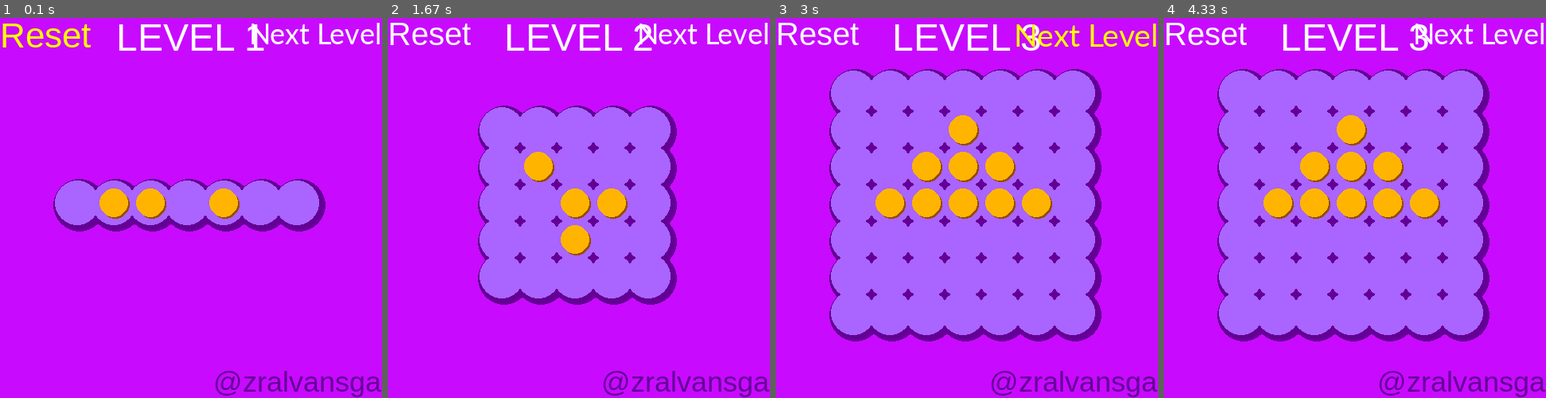
Above: before the commit, frames 1-4 (left to right).
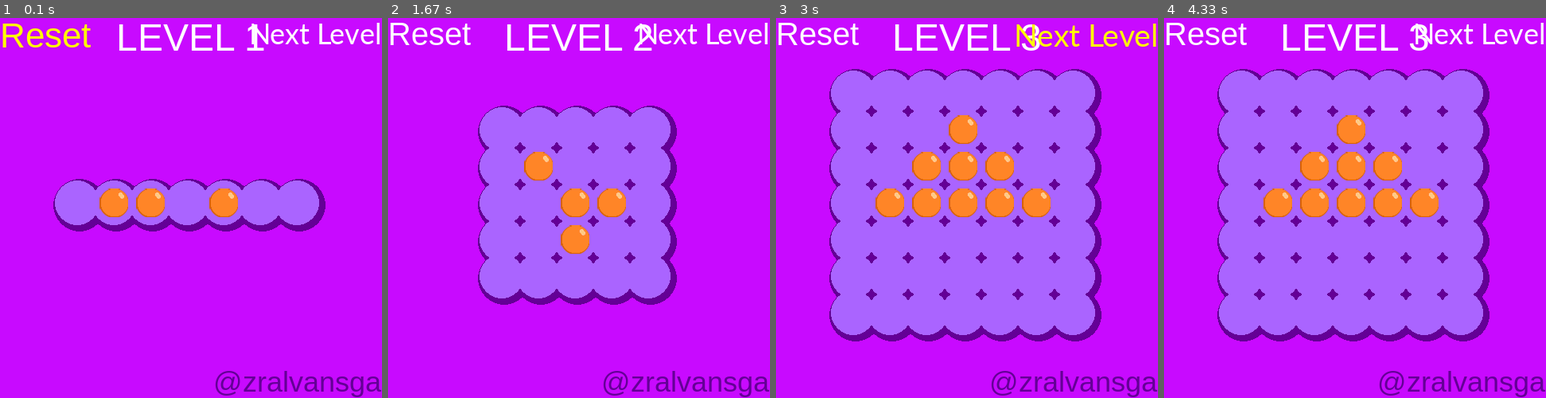
Above: after the commit, the same moments.

Repository: alvansga/my-py-game
Game: pygame game, started from Marbles/main.py
The game is run twice, just before and just after one commit, with the same random seed, the same clock (stepped at 60 frames per second) and the same inputs.
Inputs (mouse positions are in pixels of both pictures, inside the frame that each line leads up to):
- Up to frame 1 (0.1 s): no input
- Up to frame 2 (1.67 s): click "Next Level" at 0.38 s; press the mouse at (502, 204) at 0.7 s; move the mouse to (556, 246) at 0.8 s; release the mouse at (609, 287) at 0.93 s
- Up to frame 3 (3 s): click (921, 151) at 2.05 s; press the mouse at (921, 151) at 2.37 s; move the mouse to (932, 135) at 2.47 s; release the mouse at (944, 124) at 2.6 s; click "Next Level" at 2.72 s
- Up to frame 4 (4.33 s): press the mouse at (1278, 94) at 3.03 s; move the mouse to (1374, 196) at 3.13 s; release the mouse at (1473, 299) at 3.27 s

The runs differ from the first frame. In frame 1, 1.5% of the frame differs, in the area x 26-63%, y 44-53%; in frame 2, 2.0%; in frame 3, 4.6%, in the area x 26-73%, y 25-53%; in frame 4, 4.6%.

Commit message:
scale image for marbles png

Diff:
--- a/Marbles/main.py
+++ b/Marbles/main.py
@@ -215,17 +215,17 @@
     global UKURANCELAH,UKURANMARBLE,JARI2MARBLE
     left,top = lefttopkoordinatbox(boxx,boxy)
     if bentuk == MARBLE:
-        # marble = pygame.image.load("resource/marbles.png")
-        # DISPLAYSURF.blit(marble,(left,top))
-        pygame.draw.circle(DISPLAYSURF,MARBLECOLOR2,(left+JARI2MARBLE+2,top+JARI2MARBLE+2),JARI2MARBLE)
-        pygame.draw.circle(DISPLAYSURF,MARBLECOLOR,(left+JARI2MARBLE,top+JARI2MARBLE),JARI2MARBLE)
+        marble = pygame.image.load("resource/marbles.png")
+        DISPLAYSURF.blit(pygame.transform.scale(marble,(int(JARI2MARBLE*2),int(JARI2MARBLE*2))),(left,top))
+        # pygame.draw.circle(DISPLAYSURF,MARBLECOLOR2,(left+JARI2MARBLE+2,top+JARI2MARBLE+2),JARI2MARBLE)
+        # pygame.draw.circle(DISPLAYSURF,MARBLECOLOR,(left+JARI2MARBLE,top+JARI2MARBLE),JARI2MARBLE)
     elif bentuk == RING:
         pygame.draw.circle(DISPLAYSURF,RINGCOLOR,(left+JARI2MARBLE,top+JARI2MARBLE),JARI2MARBLE+3,3)
     elif bentuk == CURMARBLE:
-        # marble = pygame.image.load("resource/marbles.png")
-        # DISPLAYSURF.blit(marble,(boxx-17,boxy-17))
-        pygame.draw.circle(DISPLAYSURF,MARBLECOLOR2,(boxx+2,boxy+2),JARI2MARBLE)
-        pygame.draw.circle(DISPLAYSURF,MARBLECOLOR,(boxx,boxy),JARI2MARBLE)
+        marble = pygame.image.load("resource/marbles.png")
+        DISPLAYSURF.blit(pygame.transform.scale(marble,(int(JARI2MARBLE*2),int(JARI2MARBLE*2))),(boxx-17,boxy-17))
+        # pygame.draw.circle(DISPLAYSURF,MARBLECOLOR2,(boxx+2,boxy+2),JARI2MARBLE)
+        # pygame.draw.circle(DISPLAYSURF,MARBLECOLOR,(boxx,boxy),JARI2MARBLE)
 
 def sentuhMarble(x,y):
     global UKURANCELAH,UKURANMARBLE,JARI2MARBLE
